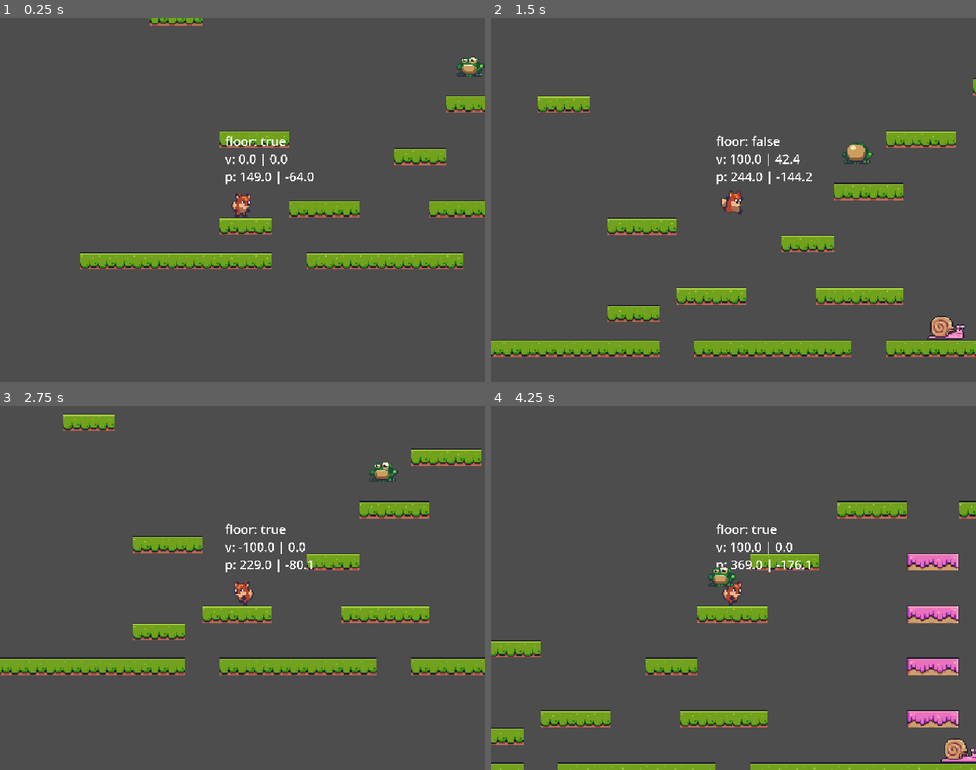
Above: before the commit, frames 1-4 (two rows, left to right).
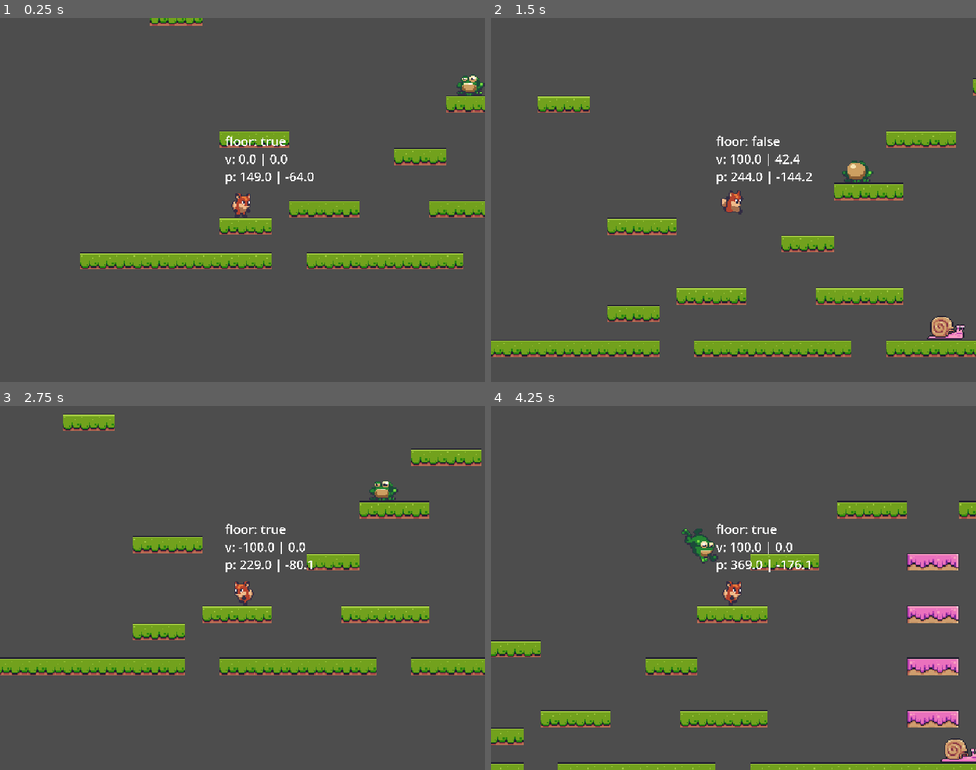
Above: after the commit, the same moments.

Repository: Mathorga/godot_training
Game: Godot game, scene res://scenes/level_base/level_base.tscn
Two runs of this game, one before a commit and one after it. Both use one fixed random seed, a clock stepped at 60 frames per second and the inputs below.
Inputs:
- Up to frame 1 (0.25 s): no input
- Up to frame 2 (1.5 s): hold Right (right) from 0.53 s (still down); tap Space (jump) at 0.6, 0.77, 1.07, 1.35 s
- Up to frame 3 (2.75 s): tap Space (jump) at 1.52, 1.82, 2.1 s; release Right (right) at 2.03 s; hold Left (left) from 2.03 s (still down)
- Up to frame 4 (4.25 s): release Left (left) at 2.78 s; hold Right (right) from 2.78 s (still down); tap Space (jump) at 2.85, 3.02, 3.32, 3.6, 3.77, 4.07 s

The runs differ from the first frame. In frame 1, 0.5% of the frame differs, in the area x 94-100%, y 10-22%; in frame 2, 0.5%; in frame 3, 0.5%; in frame 4, 0.6%, in the area x 39-51%, y 33-50%.

Commit message:
Added frog to foxy

Diff:
--- /dev/null
+++ b/fox_antics/scenes/enemies/frog_enemy/frog_enemy.gd
@@ -0,0 +1,59 @@
+extends EnemyBase
+
+const JUMP_VELOCITY: Vector2 = Vector2(100.0, -300.0)
+
+@onready var jump_timer: Timer = $JumpTimer
+
+var seen_player: bool = false
+var can_jump: bool = false
+
+func _ready() -> void:
+	super._ready()
+
+	jump_timer.timeout.connect(on_jump_timer_timeout)
+
+func _physics_process(delta: float) -> void:
+	super._physics_process(delta)
+
+	velocity += gravity * delta
+
+	try_jump()
+
+	move_and_slide()
+
+	if is_on_floor():
+		velocity.x = 0.0
+		animated_sprite_2d.play("idle")
+
+	face_player()
+
+func face_player() -> void:
+	animated_sprite_2d.flip_h = player_ref.global_position.x > global_position.x
+
+func try_jump() -> void:
+	if not seen_player:
+		return
+
+	if not is_on_floor():
+		return
+
+	if not can_jump:
+		return
+
+	velocity = Vector2(JUMP_VELOCITY.x if animated_sprite_2d.flip_h else -JUMP_VELOCITY.x, JUMP_VELOCITY.y)
+	can_jump = false
+	start_timer()
+	animated_sprite_2d.play("jump")
+
+func start_timer() -> void:
+	jump_timer.start(randi_range(2, 4))
+
+func on_jump_timer_timeout() -> void:
+	can_jump = true
+
+func on_screen_entered() -> void:
+	if seen_player:
+		return
+
+	seen_player = true
+	start_timer()
--- a/fox_antics/scenes/enemies/frog_enemy/frog_enemy.tscn
+++ b/fox_antics/scenes/enemies/frog_enemy/frog_enemy.tscn
@@ -1,7 +1,8 @@
-[gd_scene load_steps=13 format=3 uid="uid://bthynxdr6kf5y"]
+[gd_scene load_steps=14 format=3 uid="uid://bthynxdr6kf5y"]
 
 [ext_resource type="PackedScene" uid="uid://c6x0ip8ofwrry" path="res://scenes/enemies/enemy_base.tscn" id="1_56v7v"]
 [ext_resource type="Texture2D" uid="uid://dxadhej6lyuqe" path="res://assets/enemies/frog/frog_sheet.png" id="2_0kvsu"]
+[ext_resource type="Script" uid="uid://cuboktbmegog3" path="res://scenes/enemies/frog_enemy/frog_enemy.gd" id="2_vvyd3"]
 
 [sub_resource type="RectangleShape2D" id="RectangleShape2D_0kvsu"]
 size = Vector2(22, 22)
@@ -72,6 +73,7 @@
 size = Vector2(28, 22)
 
 [node name="FrogEnemy" instance=ExtResource("1_56v7v")]
+script = ExtResource("2_vvyd3")
 
 [node name="CollisionShape2D" parent="." index="0"]
 shape = SubResource("RectangleShape2D_0kvsu")
@@ -83,3 +85,6 @@
 
 [node name="CollisionShape2D" parent="HitBox" index="0"]
 shape = SubResource("RectangleShape2D_vvyd3")
+
+[node name="JumpTimer" type="Timer" parent="." index="4"]
+one_shot = true
Not shown, added: fox_antics/scenes/enemies/frog_enemy/frog_enemy.gd.uid
